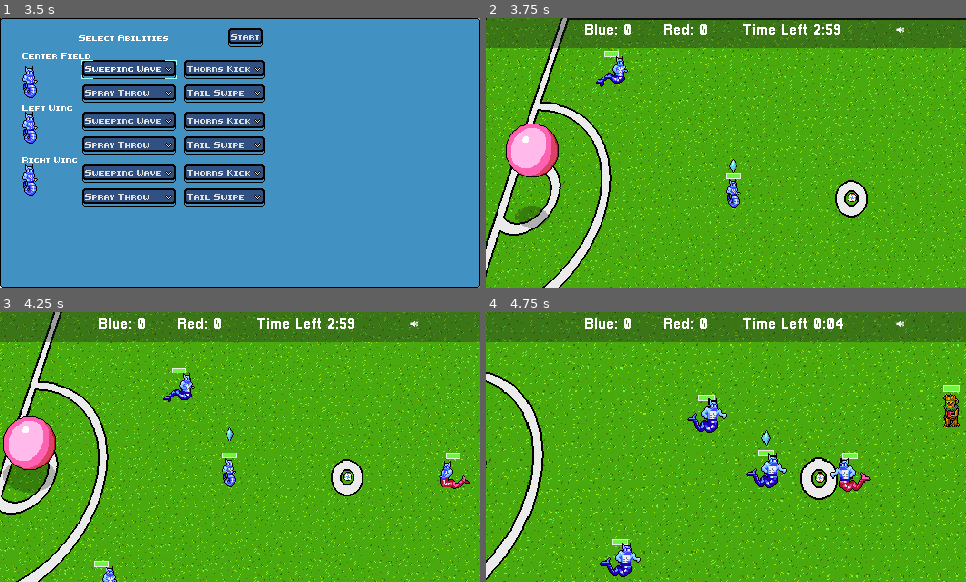
Above: before the commit, frames 1-4 (two rows, left to right).
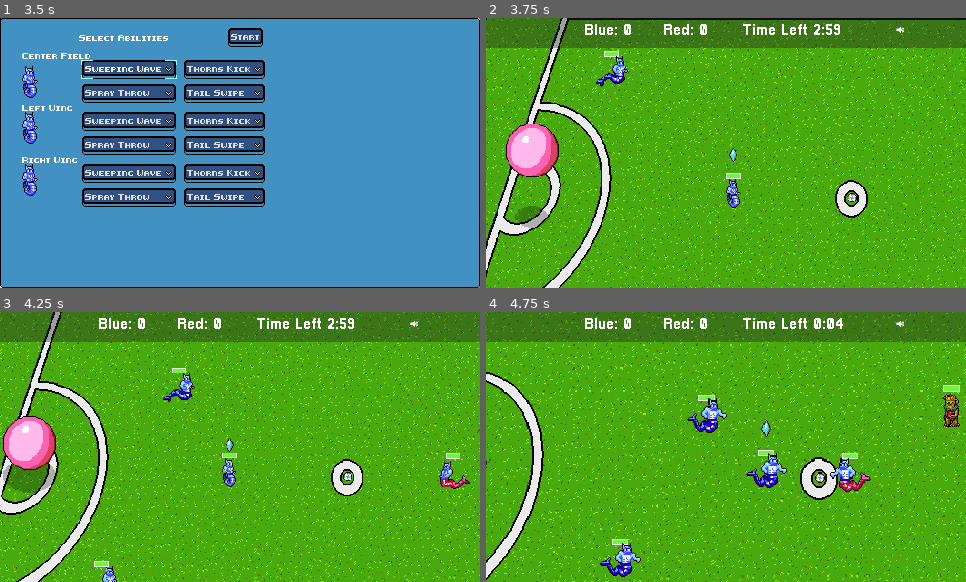
Above: after the commit, the same moments.

Repository: gamkedo-la/Elementaball
Game: Godot game, scene res://UI/StartMenu.tscn
Same seed, same stepped clock (60 frames per second), same inputs: the game is played once before the commit and once after it.
Inputs (mouse positions are in pixels of both pictures, inside the frame that each line leads up to):
- Up to frame 1 (3.5 s): click "New Game" at 0.5 s; click "Next" at 1.25 s; click "Sweeping Wave" at 2 s; click "Tail Swipe" at 2.75 s
- Up to frame 2 (3.75 s): click "Start" at 3.5 s
- Up to frame 3 (4.25 s): no input
- Up to frame 4 (4.75 s): move the mouse to (802, 328) at 4.27 s; hold Right (ui_right) from 4.28 s (still down); hold T (time_hack) from 4.28 s (still down)

Frame 1 is identical in both runs. In frame 2, 0.1% of the frame differs, in the area x 50-53%, y 48-58%; in frame 3, less than 0.1%; in frame 4, 0.1%, in the area x 57-60%, y 40-50%.

Commit message:
Ball no longer appears above ability menus

Diff:
--- a/Node2D.tscn
+++ b/Node2D.tscn
@@ -410,7 +410,7 @@
 
 [node name="AnimatedSprite" parent="Player/Health Bar" index="1"]
 visible = true
-frame = 8
+frame = 3
 
 [node name="AnimationTree" parent="Player" index="1"]
 parameters/playback = SubResource( 1 )
@@ -430,7 +430,7 @@
 starting_stats = ExtResource( 10 )
 
 [node name="AnimatedSprite" parent="Player2/Health Bar" index="1"]
-frame = 8
+frame = 3
 
 [node name="AnimationTree" parent="Player2" index="1"]
 parameters/playback = SubResource( 2 )
@@ -445,27 +445,12 @@
 starting_stats = ExtResource( 10 )
 
 [node name="AnimatedSprite" parent="Player3/Health Bar" index="1"]
-frame = 8
+frame = 3
 
 [node name="AnimationTree" parent="Player3" index="1"]
 parameters/playback = SubResource( 3 )
 
 [node name="AbilityHandler" parent="Player3" instance=ExtResource( 23 )]
-
-[node name="Popup" parent="." instance=ExtResource( 3 )]
-theme = ExtResource( 31 )
-
-[node name="KickMenu" parent="Popup" index="0"]
-items = [ "Grass Kick", null, 0, false, false, 0, 0, null, "", false, "Fire Kick", null, 0, false, false, 1, 0, null, "", false ]
-
-[node name="PassMenu" parent="Popup" index="1"]
-items = [ "Grass Kick", null, 0, false, false, 0, 0, null, "", false, "Fire Kick", null, 0, false, false, 1, 0, null, "", false ]
-
-[node name="TackleMenu" parent="Popup" index="2"]
-items = [ "Branch Swipe", null, 0, false, false, 0, 0, null, "", false, "Tail Swipe", null, 0, false, false, 1, 0, null, "", false, "Flame Tackle", null, 0, false, false, 2, 0, null, "", false ]
-
-[node name="BlockMenu" parent="Popup" index="3"]
-items = [ "Tree Wall", null, 0, false, false, 0, 0, null, "", false, "Sweeping Wave", null, 0, false, false, 1, 0, null, "", false, "Flame Wall", null, 0, false, false, 2, 0, null, "", false ]
 
 [node name="BallEffects" type="AnimatedSprite" parent="."]
 visible = false
@@ -479,8 +464,10 @@
 
 [node name="Ball" parent="." instance=ExtResource( 2 )]
 position = Vector2( 159.34, 67.8276 )
-z_index = 2
 linear_damp = 0.0
+
+[node name="Popup" parent="." instance=ExtResource( 3 )]
+theme = ExtResource( 31 )
 
 [node name="Goal" parent="." groups=[
 "goal",
@@ -550,7 +537,7 @@
 
 [node name="AnimatedSprite" parent="Enemy/Health Bar" index="1"]
 position = Vector2( 7.8787, -8.25085 )
-frame = 3
+frame = 7
 
 [node name="AnimationTree" parent="Enemy" index="5"]
 parameters/playback = SubResource( 17 )
@@ -575,7 +562,7 @@
 margin_bottom = -21.0
 
 [node name="AnimatedSprite" parent="Enemy3/Health Bar" index="1"]
-frame = 3
+frame = 7
 
 [node name="AnimationTree" parent="Enemy3" index="5"]
 parameters/playback = SubResource( 18 )
@@ -597,7 +584,7 @@
 margin_bottom = -21.0
 
 [node name="AnimatedSprite" parent="Enemy2/Health Bar" index="1"]
-frame = 3
+frame = 7
 
 [node name="EnemyCollider" parent="Enemy2" index="3"]
 rotation = 1.52987
--- a/Players/Enemy.tscn
+++ b/Players/Enemy.tscn
@@ -689,6 +689,7 @@
 } ]
 
 [node name="Enemy" type="KinematicBody2D"]
+z_index = -1
 collision_mask = 3
 script = ExtResource( 2 )
 speed = 150
@@ -709,7 +710,7 @@
 
 [node name="AnimatedSprite" parent="Health Bar" index="1"]
 position = Vector2( -0.14843, -11.9671 )
-frame = 4
+frame = 2
 
 [node name="EnemyCollider" type="CollisionShape2D" parent="."]
 position = Vector2( -0.159099, -0.198006 )
--- a/Players/Player.tscn
+++ b/Players/Player.tscn
@@ -919,6 +919,7 @@
 "player_team",
 ]]
 position = Vector2( 30.116, 64.0788 )
+z_index = -1
 collision_mask = 3
 script = ExtResource( 1 )
 __meta__ = {
@@ -935,9 +936,6 @@
 margin_top = -22.4966
 margin_right = -8.75441
 margin_bottom = -22.4966
-
-[node name="AnimatedSprite" parent="Health Bar" index="1"]
-frame = 2
 
 [node name="AnimationTree" parent="." instance=ExtResource( 5 )]
 tree_root = SubResource( 37 )
Not shown: 2 places in Node2D.tscn that only renumber resources
